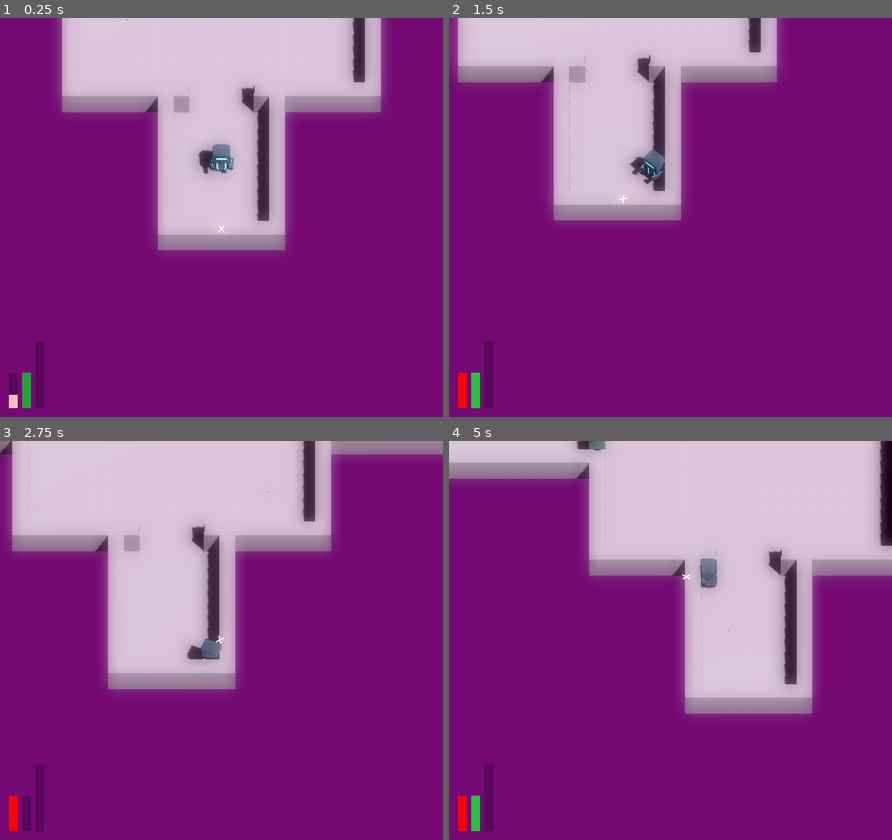
Above: before the commit, frames 1-4 (two rows, left to right).
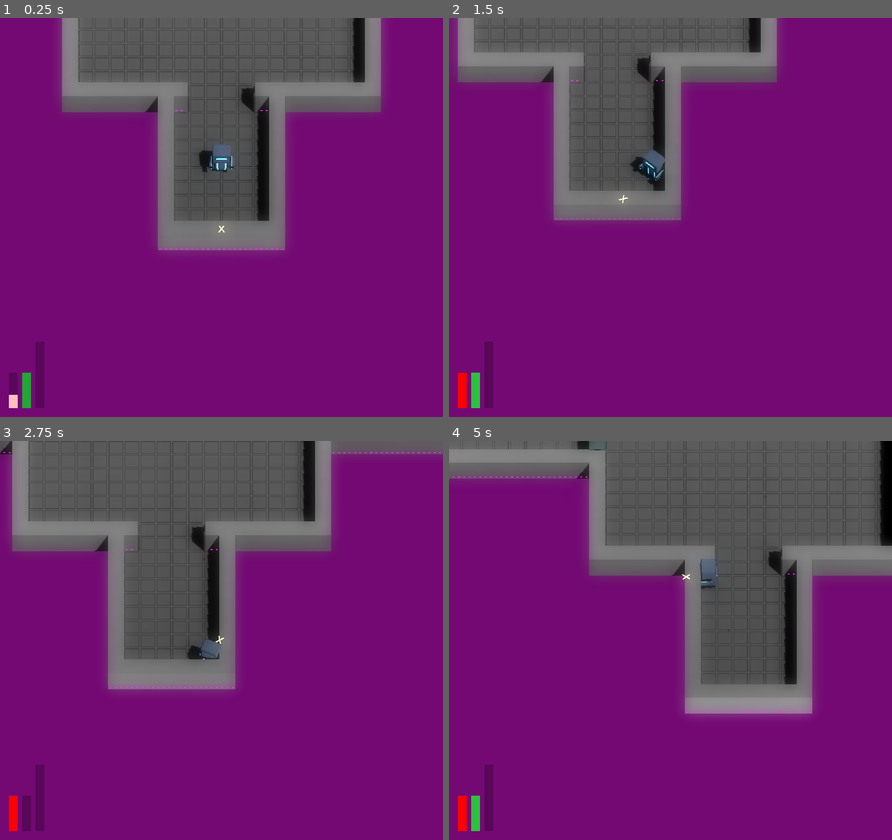
Above: after the commit, the same moments.

Repository: JackEvans24/bullet-absorb
Game: Godot game, scene res://scenes/main.tscn
Two runs of this game, one before a commit and one after it. Both use one fixed random seed, a clock stepped at 60 frames per second and the inputs below.
Inputs (mouse positions are in pixels of both pictures, inside the frame that each line leads up to):
- Up to frame 1 (0.25 s): no input
- Up to frame 2 (1.5 s): move the mouse to (767, 197) at 0.52 s; hold D (move_right) 0.53-1.28 s; hold Ctrl (absorb) 0.53-1.28 s; move the mouse to (581, 237) at 1.27 s; hold S (move_back) from 1.28 s (still down); tap Ctrl (absorb) at 1.35 s
- Up to frame 3 (2.75 s): move the mouse to (265, 552) at 2.02 s; release S (move_back) at 2.03 s; hold D (move_right) from 2.03 s (still down); hold Ctrl (absorb) from 2.03 s (still down); tap Space (dash) at 2.1 s
- Up to frame 4 (5 s): move the mouse to (648, 720) at 2.77 s; release D (move_right) at 2.78 s; release Ctrl (absorb) at 2.78 s; hold W (move_forward) 2.78-3.53 s; click (648, 720) at 2.85 s; tap Ctrl (absorb) at 3.05, 4.35 s; move the mouse to (803, 700) at 3.52 s; hold Ctrl (absorb) 3.53-4.28 s; hold A (move_left) from 3.53 s (still down); move the mouse to (537, 580) at 4.27 s

The runs differ from the first frame. In frame 1, 27% of the frame differs, in the area x 14-86%, y 0-59%; in frame 2, 21%; in frame 3, 30%; in frame 4, 35%, in the area x 0-100%, y 0-69%.

Commit message:
feat: add absorb animation

Diff:
--- a/prefabs/player/player.tscn
+++ b/prefabs/player/player.tscn
@@ -229,14 +229,85 @@
 "values": [Vector3(1.2, 1.2, 1.2), Vector3(1, 1, 1)]
 }
 
+[sub_resource type="Animation" id="Animation_g3g4i"]
+resource_name = "absorb"
+length = 0.6
+loop_mode = 1
+tracks/0/type = "value"
+tracks/0/imported = false
+tracks/0/enabled = true
+tracks/0/path = NodePath("Pivot/PlayerModel/Head:rotation")
+tracks/0/interp = 1
+tracks/0/loop_wrap = true
+tracks/0/keys = {
+"times": PackedFloat32Array(0, 0.6),
+"transitions": PackedFloat32Array(0.5, 1),
+"update": 0,
+"values": [Vector3(0, 0, 0), Vector3(0.523599, 0, 0)]
+}
+tracks/1/type = "value"
+tracks/1/imported = false
+tracks/1/enabled = true
+tracks/1/path = NodePath("Pivot/PlayerModel/Arm_Left:position")
+tracks/1/interp = 1
+tracks/1/loop_wrap = true
+tracks/1/keys = {
+"times": PackedFloat32Array(0, 0.2, 0.3, 0.6),
+"transitions": PackedFloat32Array(1, 1, 1, 1),
+"update": 0,
+"values": [Vector3(0, 0, 0), Vector3(-0.4, 0.4, -0.5), Vector3(-0.4, 0.5, -0.5), Vector3(-0.4, 0.5, -0.5)]
+}
+tracks/2/type = "value"
+tracks/2/imported = false
+tracks/2/enabled = true
+tracks/2/path = NodePath("Pivot/PlayerModel/Arm_Left:rotation")
+tracks/2/interp = 1
+tracks/2/loop_wrap = true
+tracks/2/keys = {
+"times": PackedFloat32Array(0, 0.3, 0.6),
+"transitions": PackedFloat32Array(0.5, 1, 1),
+"update": 0,
+"values": [Vector3(0, 0, 0), Vector3(1.309, 0, 0), Vector3(1.309, 0, 0)]
+}
+tracks/3/type = "value"
+tracks/3/imported = false
+tracks/3/enabled = true
+tracks/3/path = NodePath("Pivot/PlayerModel/Arm_Right:position")
+tracks/3/interp = 1
+tracks/3/loop_wrap = true
+tracks/3/keys = {
+"times": PackedFloat32Array(0, 0.2, 0.3, 0.6),
+"transitions": PackedFloat32Array(1, 1, 1, 1),
+"update": 0,
+"values": [Vector3(0, 0, 0), Vector3(0.4, 0.4, -0.5), Vector3(0.4, 0.5, -0.5), Vector3(0.4, 0.5, -0.5)]
+}
+tracks/4/type = "value"
+tracks/4/imported = false
+tracks/4/enabled = true
+tracks/4/path = NodePath("Pivot/PlayerModel/Arm_Right:rotation")
+tracks/4/interp = 1
+tracks/4/loop_wrap = true
+tracks/4/keys = {
+"times": PackedFloat32Array(0, 0.3, 0.6),
+"transitions": PackedFloat32Array(0.5, 1, 1),
+"update": 0,
+"values": [Vector3(0, 0, 0), Vector3(1.309, 0, 0), Vector3(1.309, 0, 0)]
+}
+
 [sub_resource type="AnimationLibrary" id="AnimationLibrary_7y837"]
 _data = {
 "RESET": SubResource("Animation_kcjf8"),
+"absorb": SubResource("Animation_g3g4i"),
 "idle": SubResource("Animation_vvrfd"),
 "shoot_left": SubResource("Animation_pdepb"),
 "shoot_right": SubResource("Animation_f0kg1")
 }
 
+[sub_resource type="AnimationNodeAnimation" id="AnimationNodeAnimation_gdvso"]
+animation = &"absorb"
+
+[sub_resource type="AnimationNodeOneShot" id="AnimationNodeOneShot_pee6b"]
+
 [sub_resource type="AnimationNodeAnimation" id="AnimationNodeAnimation_dg2ao"]
 animation = &"idle"
 
@@ -253,7 +324,11 @@
 filters = ["Pivot/PlayerModel/Arm_Right:position", "Pivot/PlayerModel/Arm_Right:scale"]
 
 [sub_resource type="AnimationNodeBlendTree" id="AnimationNodeBlendTree_5olkx"]
-graph_offset = Vector2(-197.395, 17.5541)
+graph_offset = Vector2(-205.216, -12.3276)
+nodes/Absorb/node = SubResource("AnimationNodeAnimation_gdvso")
+nodes/Absorb/position = Vector2(340, 420)
+nodes/AbsorbTrigger/node = SubResource("AnimationNodeOneShot_pee6b")
+nodes/AbsorbTrigger/position = Vector2(580, 120)
 nodes/Idle/node = SubResource("AnimationNodeAnimation_dg2ao")
 nodes/Idle/position = Vector2(-180, 180)
 nodes/ShootLeft/node = SubResource("AnimationNodeAnimation_n56fe")
@@ -265,7 +340,7 @@
 nodes/ShootRightTrigger/node = SubResource("AnimationNodeOneShot_o1awh")
 nodes/ShootRightTrigger/position = Vector2(320, 140)
 nodes/output/position = Vector2(880, 140)
-node_connections = [&"ShootLeftTrigger", 0, &"Idle", &"ShootLeftTrigger", 1, &"ShootLeft", &"ShootRightTrigger", 0, &"ShootLeftTrigger", &"ShootRightTrigger", 1, &"ShootRight", &"output", 0, &"ShootRightTrigger"]
+node_connections = [&"AbsorbTrigger", 0, &"ShootRightTrigger", &"AbsorbTrigger", 1, &"Absorb", &"ShootLeftTrigger", 0, &"Idle", &"ShootLeftTrigger", 1, &"ShootLeft", &"ShootRightTrigger", 0, &"ShootLeftTrigger", &"ShootRightTrigger", 1, &"ShootRight", &"output", 0, &"AbsorbTrigger"]
 
 [node name="Player" type="CharacterBody3D"]
 collision_layer = 2
@@ -333,6 +408,7 @@
 script = ExtResource("2_sawo1")
 absorb_windup = 0.6
 mesh_display_time = 0.1
+animator_ref = NodePath("../Animator")
 
 [node name="DestroyArea" type="Area3D" parent="Absorb"]
 collision_layer = 0
@@ -430,6 +506,9 @@
 [node name="Animator" type="AnimationTree" parent="."]
 tree_root = SubResource("AnimationNodeBlendTree_5olkx")
 anim_player = NodePath("../AnimationPlayer")
+parameters/AbsorbTrigger/active = false
+parameters/AbsorbTrigger/internal_active = false
+parameters/AbsorbTrigger/request = 0
 parameters/ShootLeftTrigger/active = false
 parameters/ShootLeftTrigger/internal_active = false
 parameters/ShootLeftTrigger/request = 0
--- a/scripts/mechanics/player/absorb.gd
+++ b/scripts/mechanics/player/absorb.gd
@@ -6,14 +6,18 @@
 signal slowdown_ended
 signal absorb_triggered
 
+const ANIMATION_PATH = "parameters/AbsorbTrigger/request"
+
 @export var absorb_windup = 1.0
 @export var absorb_cooldown = 0.5
 @export var mesh_display_time = 0.2
+@export var animator_ref: NodePath
 
 @onready var destoy_area: Area3D = $DestroyArea
 @onready var absorb_area: Area3D = $AbsorbArea
 @onready var mesh: MeshInstance3D = $AbsorbMesh
 @onready var particles: GPUParticles3D = $AbsorbParticles
+@onready var animator: AnimationTree = get_node(animator_ref)
 
 var can_absorb = true
 var is_absorb_started = false
@@ -36,6 +40,8 @@
 	slowdown_started.emit()
 	is_absorb_started = true
 	enable_particles(true)
+
+	animator.set(ANIMATION_PATH, AnimationNodeOneShot.ONE_SHOT_REQUEST_FIRE)
 
 func process_absorb_state(delta):
 	if is_absorbing or not can_absorb:
@@ -75,6 +81,8 @@
 	current_windup_time = 0.0
 	enable_particles(false)
 
+	animator.set(ANIMATION_PATH, AnimationNodeOneShot.ONE_SHOT_REQUEST_FADE_OUT)
+
 func enable_particles(enabled: bool):
 	particles.emitting = enabled
 	particles.visible = enabled
Not shown: 1 places in prefabs/player/player.tscn that only renumber resources
